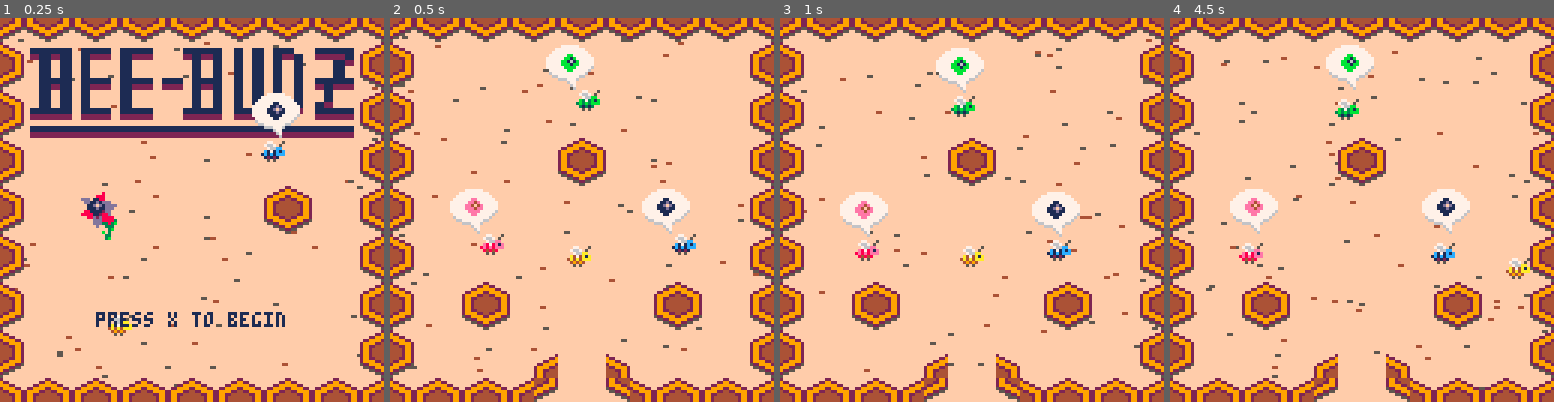
Above: before the commit, frames 1-4 (left to right).
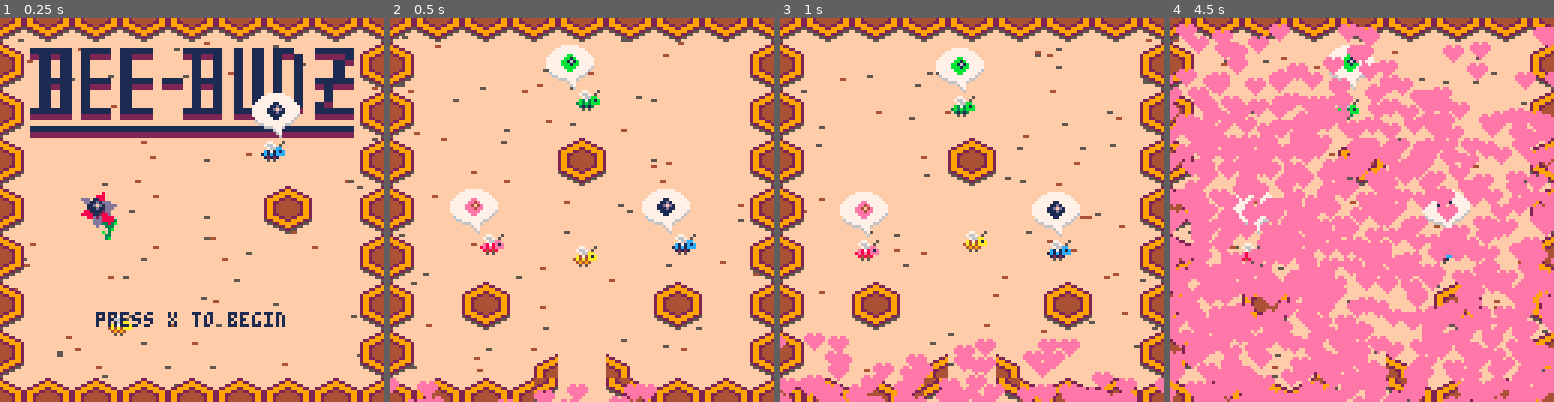
Above: after the commit, the same moments.

Repository: global-game-jam-2019-team/the_letter_bee
Game: PICO-8 cartridge the_letter_bee.p8
Two runs of this game, one before a commit and one after it. Both use one fixed random seed, a clock stepped at 60 frames per second and the inputs below.
Inputs:
- Up to frame 1 (0.25 s): no input
- Up to frame 2 (0.5 s): tap X (X key) at 0.33 s
- Up to frame 3 (1 s): tap O (Z key) at 0.7 s
- Up to frame 4 (4.5 s): tap X (X key) at 1.07, 1.85, 2.97, 4.08 s; hold Right 1.6-2.1 s; tap O (Z key) every 0.4 s from 1.7 to 4.1 s; hold Up 2.15-2.42 s; hold Right 2.47-3.03 s; hold Left 3.08-3.58 s; hold Down 3.63-3.97 s; hold Right from 4.02 s (still down)

Frame 1 is identical in both runs. In frame 2, 1.3% of the frame differs, in the area x 0-70%, y 59-100%; in frame 3, 6.9%; in frame 4, 63%, in the area x 0-100%, y 1-100%.

Commit message:
heart_ending

Diff:
--- a/the_letter_bee.p8
+++ b/the_letter_bee.p8
@@ -301,6 +301,7 @@
     completed_goals = completed_goals + 1
   end
   is_rainy = completed_goals == 2
+  all_goals = completed_goals >= 3
 end
 
 -- entity reaction factory: consume carry only one type
@@ -358,6 +359,8 @@
   food_green = false,
   food_pink  = false,
 }
+
+all_goals = false
 
 -- entity post draw factory: goal
 function epdf_speech_goal_indicator(goal)
@@ -862,26 +865,51 @@
 end
 
 function _draw_hive()
-  cls"15"
   camera(0,0)
-  draw_busy_bees(_s.bee_busy,   50, 100,  5, 1)
-  draw_busy_bees(_s.bee_busier, 50, 101, -5, 1)
-  draw_busy_bees(_s.bee_busy,   50, 102, -3, 2)
-  draw_busy_bees(_s.bee_busier, 50, 103,  3, 2)
-
-  map( 0,64-16, 0,0, 16,16)
-  map(16,64-16, 0,0, 16,16)
-
-  -- entities
-  draw_entities(hive_entities)
-
-  -- bee carry
-  if p.carry_sprite ~= nil then
-    local offset_y = _s[p.sprite].cy + _s[p.carry_sprite].cy
-    spr(s(p.carry_sprite, p.x, p.y + offset_y))
-  end
-  -- bee
-  spr(s(p.sprite, p.x, p.y, not p.point_right))
+  if #hearts < 1500 then
+    cls"15"
+    draw_busy_bees(_s.bee_busy,   50, 100,  5, 1)
+    draw_busy_bees(_s.bee_busier, 50, 101, -5, 1)
+    draw_busy_bees(_s.bee_busy,   50, 102, -3, 2)
+    draw_busy_bees(_s.bee_busier, 50, 103,  3, 2)
+
+    map( 0,64-16, 0,0, 16,16)
+    map(16,64-16, 0,0, 16,16)
+
+    -- entities
+    draw_entities(hive_entities)
+
+    -- bee carry
+    if p.carry_sprite ~= nil then
+      local offset_y = _s[p.sprite].cy + _s[p.carry_sprite].cy
+      spr(s(p.carry_sprite, p.x, p.y + offset_y))
+    end
+    -- bee
+    spr(s(p.sprite, p.x, p.y, not p.point_right))
+  end
+
+  all_goals = true
+  if all_goals then
+    too_many_hearts()
+  end
+end
+
+hearts = {}
+function too_many_hearts(seed, count, f_cycle, speed, wave_width)
+  if #hearts < 2000 then
+    for i=1,10 do
+      add(hearts, {x=rnd(128+64)-32, y=rnd(32)+128})
+    end
+  end
+
+  for i=#hearts,1,-1 do
+    h = hearts[i]
+    if h.y < -16 then del(hearts, h) end
+    h.y = h.y - 1
+    local theta = (t + i) / 300
+    h.x = h.x + cos(theta)
+    spr(s("heart", h.x, h.y))
+  end
 end
 
 function go_to_hive()
